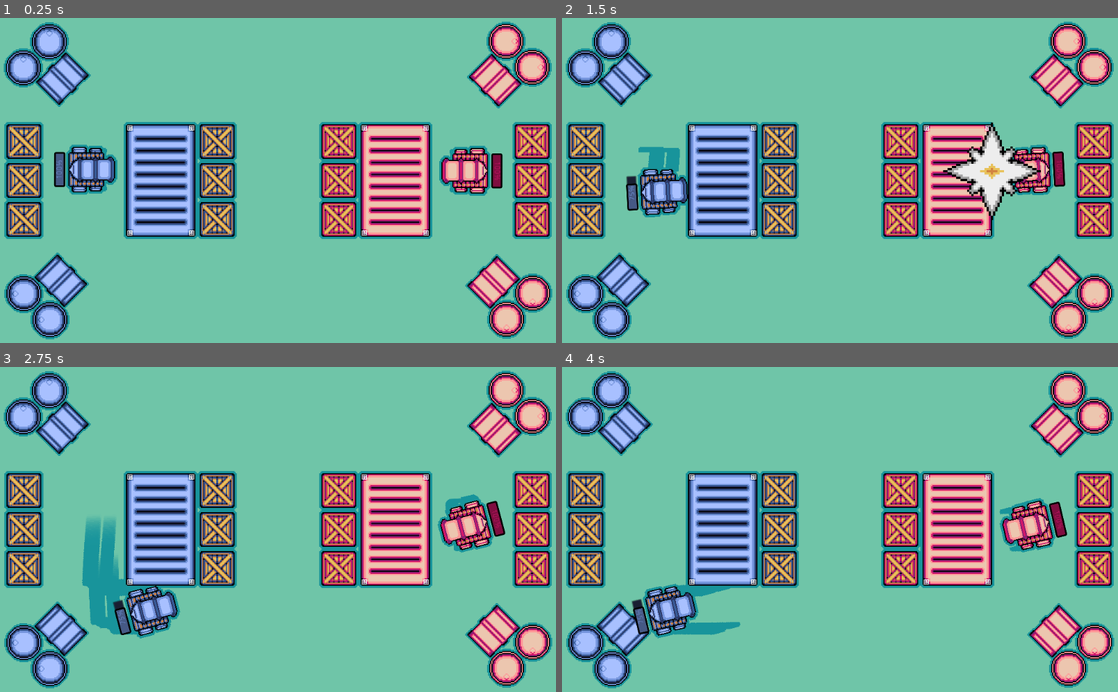
Above: before the commit, frames 1-4 (two rows, left to right).
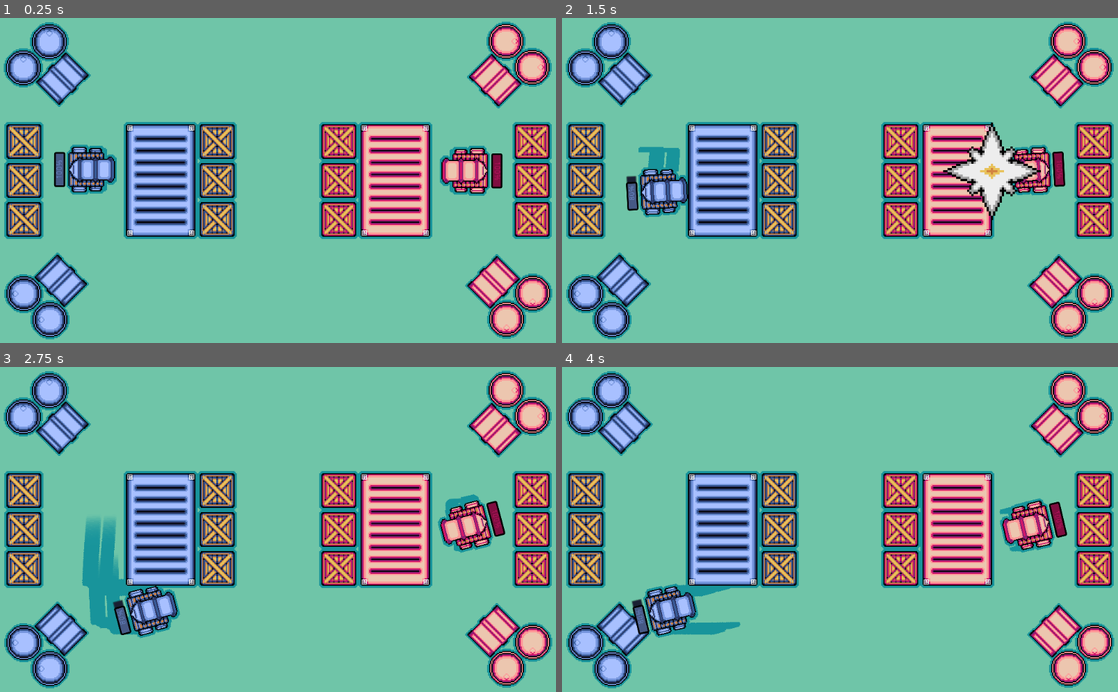
Above: after the commit, the same moments.

Repository: abelarduu/Mini-Cannon-Carts
Game: Godot game, scene res://scenes/Main_scene.tscn
Two runs of this game, one before a commit and one after it. Both use one fixed random seed, a clock stepped at 60 frames per second and the inputs below.
Inputs:
- Up to frame 1 (0.25 s): no input
- Up to frame 2 (1.5 s): tap Enter at 0.5 s; hold D (P1_right) 0.53-1.28 s; tap E (P1_attack) at 0.6 s; hold S (P1_down) from 1.28 s (still down); tap Keypad 0 (P2_attack) at 1.35 s
- Up to frame 3 (2.75 s): release S (P1_down) at 2.03 s; hold D (P1_right) from 2.03 s (still down); tap Down (P2_down) at 2.1 s
- Up to frame 4 (4 s): release D (P1_right) at 2.78 s; hold W (P1_up) 2.78-3.53 s; tap Left (P2_left) at 2.85 s; hold A (P1_left) from 3.53 s (still down); tap Right (P2_right) at 3.6 s

The runs differ from the first frame. In frame 1, less than 0.1% of the frame differs, in the area x 11-89%, y 38-55%; in frame 2, less than 0.1%; in frame 3, 0.1%; in frame 4, 0.1%, in the area x 12-89%, y 40-84%.

Commit message:
add cannon cart destroyed

Diff:
--- a/scenes/Cannon_Cart.tscn
+++ b/scenes/Cannon_Cart.tscn
@@ -29,7 +29,7 @@
 z_index = -1
 texture = ExtResource( 3 )
 region_enabled = true
-region_rect = Rect2( -0.273537, 148.918, 46.5235, 47.2892 )
+region_rect = Rect2( 87.726, 148.918, 46.522, 46.289 )
 
 [node name="AnimatedSprite" type="AnimatedSprite" parent="."]
 rotation = -1.5708
@@ -40,6 +40,7 @@
 playing = true
 
 [node name="spawn_bomb_point" type="Position2D" parent="."]
+visible = false
 position = Vector2( 64, 0 )
 
 [node name="lifeBar" type="ProgressBar" parent="."]
--- a/scenes/Spriteframes/Cannon_cart_blue.tres
+++ b/scenes/Spriteframes/Cannon_cart_blue.tres
@@ -1,6 +1,10 @@
-[gd_resource type="SpriteFrames" load_steps=14 format=2]
+[gd_resource type="SpriteFrames" load_steps=15 format=2]
 
 [ext_resource path="res://assets/sprites/cannon_carts_animate.png" type="Texture" id=1]
+
+[sub_resource type="AtlasTexture" id=13]
+atlas = ExtResource( 1 )
+region = Rect2( 138, 145, 42, 43 )
 
 [sub_resource type="AtlasTexture" id=1]
 atlas = ExtResource( 1 )
@@ -52,6 +56,11 @@
 
 [resource]
 animations = [ {
+"frames": [ SubResource( 13 ) ],
+"loop": false,
+"name": "destroyed",
+"speed": 5.0
+}, {
 "frames": [ SubResource( 1 ) ],
 "loop": false,
 "name": "idle",
--- a/scenes/Spriteframes/Cannon_cart_red.tres
+++ b/scenes/Spriteframes/Cannon_cart_red.tres
@@ -1,6 +1,10 @@
-[gd_resource type="SpriteFrames" load_steps=14 format=2]
+[gd_resource type="SpriteFrames" load_steps=15 format=2]
 
 [ext_resource path="res://assets/sprites/cannon_carts_animate.png" type="Texture" id=1]
+
+[sub_resource type="AtlasTexture" id=13]
+atlas = ExtResource( 1 )
+region = Rect2( 184, 145, 42, 43 )
 
 [sub_resource type="AtlasTexture" id=1]
 atlas = ExtResource( 1 )
@@ -52,6 +56,11 @@
 
 [resource]
 animations = [ {
+"frames": [ SubResource( 13 ) ],
+"loop": false,
+"name": "destroyed",
+"speed": 5.0
+}, {
 "frames": [ SubResource( 1 ) ],
 "loop": false,
 "name": "idle",
--- a/scenes/wheel_track.tscn
+++ b/scenes/wheel_track.tscn
@@ -11,7 +11,7 @@
 scale = Vector2( 2, 2 )
 texture = ExtResource( 1 )
 region_enabled = true
-region_rect = Rect2( 50, 154, 42, 28 )
+region_rect = Rect2( 42, 154, 42, 28 )
 
 [node name="Timer_queue" type="Timer" parent="."]
 autostart = true
--- a/scripts/Bomb.gd
+++ b/scripts/Bomb.gd
@@ -2,7 +2,7 @@
 var index: int
 var mov: Vector2
 var speed= 250
-var damage= 25
+var damage= 20
 var type_frames= ["res://scenes/Spriteframes/Blue_bomb.tres",
 				  "res://scenes/Spriteframes/Red_bomb.tres"]
 
@@ -16,9 +16,7 @@
 	if not "walls" in body.name:
 		body.life-= damage
 		if body.life <= 0:
-			if not"Player" in body.name:
-				body.damage_animate()
-			else:body.queue_free()
+			body.damage_animate()
 
 	z_index= 3
 	mov*= Vector2.ZERO
--- a/scripts/Cannon_Cart.gd
+++ b/scripts/Cannon_Cart.gd
@@ -71,5 +71,9 @@
 	var track= pre_track.instance()
 	track.position+= position
 	track.rotation= rotation
-	track.z_index= z_index -1
+	track.z_index= z_index -2
 	$"../".add_child(track)
+
+func damage_animate():
+	$lifeBar.value= life
+	$AnimatedSprite.animation= "destroyed"
Binary file changed: assets/sprites/cannon_carts_animate.png
